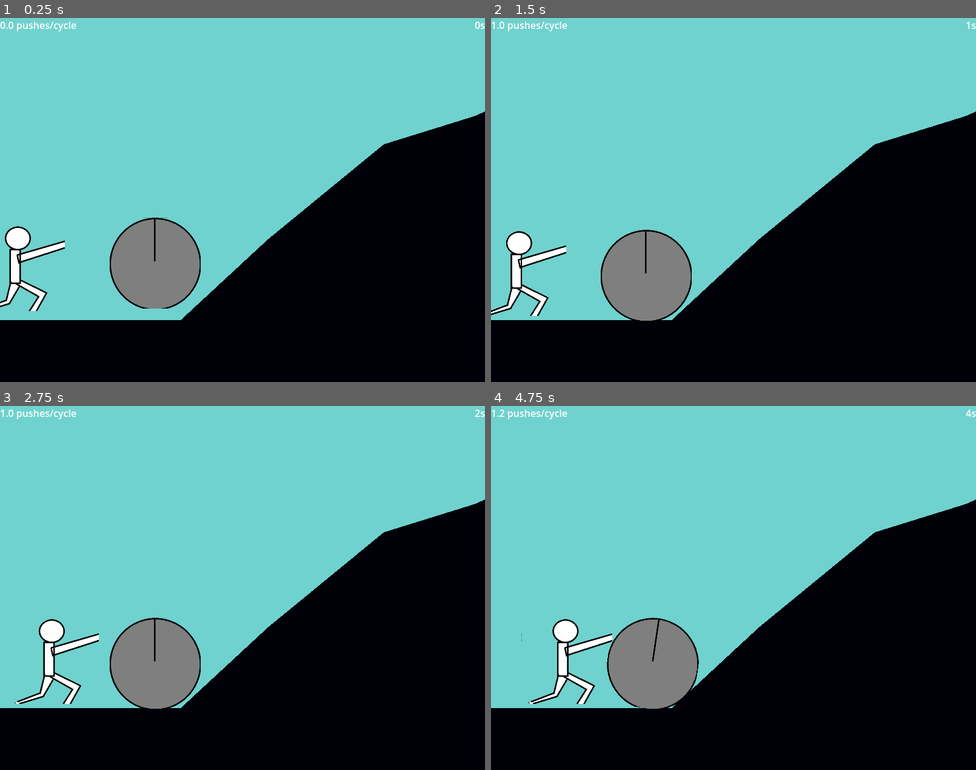
Above: before the commit, frames 1-4 (two rows, left to right).
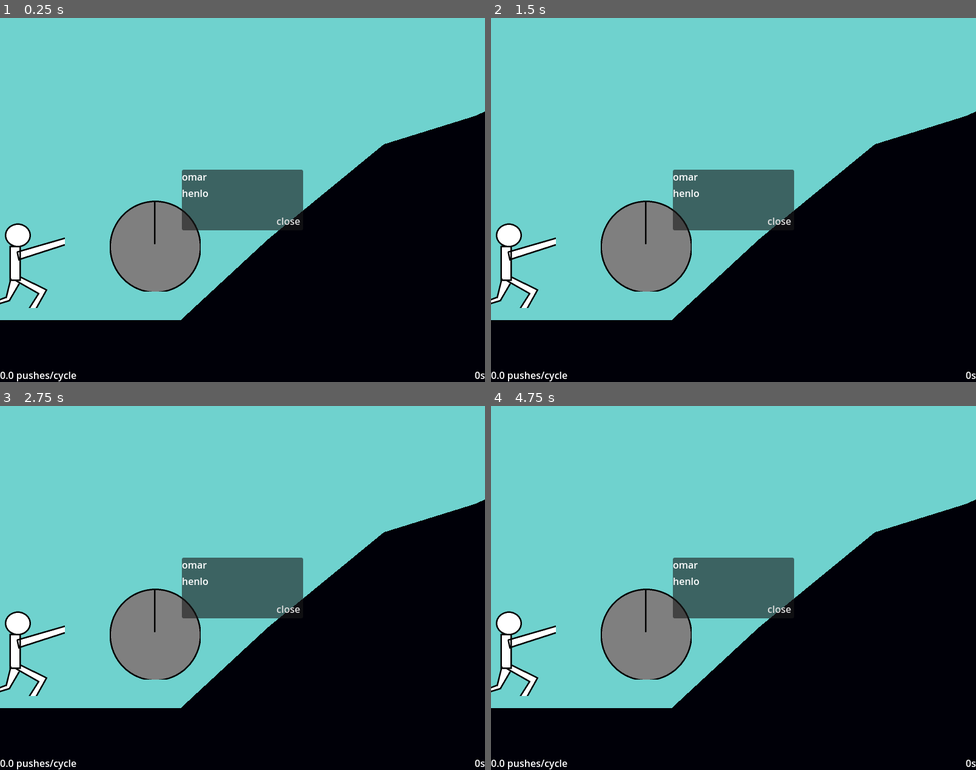
Above: after the commit, the same moments.

Repository: leonardohcl/sisimulator
Game: Godot game, scene res://scenes/game.tscn
The game is run twice, just before and just after one commit, with the same random seed, the same clock (stepped at 60 frames per second) and the same inputs.
Inputs:
- Up to frame 1 (0.25 s): no input
- Up to frame 2 (1.5 s): tap Right (Push) at 0.6, 1.35 s
- Up to frame 3 (2.75 s): tap Right (Push) at 2.1 s
- Up to frame 4 (4.75 s): tap Right (Push) at 2.85, 3.6, 4.35 s; tap Enter at 3.5 s

The runs differ from the first frame. In frame 1, 7.1% of the frame differs, in the area x 0-100%, y 1-100%; in frame 2, 9.1%; in frame 3, 9.4%; in frame 4, 9.7%.

Commit message:
add dialogs

Diff:
--- /dev/null
+++ b/scenes/dialog_manager.tscn
@@ -0,0 +1,41 @@
+[gd_scene load_steps=2 format=3 uid="uid://b8g85bylulksd"]
+
+[ext_resource type="Script" uid="uid://bf1njvgj1srpn" path="res://scripts/dialog_manager.gd" id="1_0fik5"]
+
+[node name="Dialog Manager" type="CenterContainer"]
+anchors_preset = 15
+anchor_right = 1.0
+anchor_bottom = 1.0
+grow_horizontal = 2
+grow_vertical = 2
+script = ExtResource("1_0fik5")
+
+[node name="Dialog" type="PanelContainer" parent="."]
+custom_minimum_size = Vector2(200, 100)
+layout_mode = 2
+
+[node name="VBoxContainer" type="VBoxContainer" parent="Dialog"]
+layout_mode = 2
+
+[node name="Title" type="Label" parent="Dialog/VBoxContainer"]
+unique_name_in_owner = true
+layout_mode = 2
+text = "_"
+
+[node name="Body" type="Label" parent="Dialog/VBoxContainer"]
+unique_name_in_owner = true
+layout_mode = 2
+size_flags_vertical = 3
+
+[node name="Actions Wrapper" type="HBoxContainer" parent="Dialog/VBoxContainer"]
+unique_name_in_owner = true
+layout_mode = 2
+alignment = 2
+
+[node name="Close Button" type="Button" parent="Dialog/VBoxContainer/Actions Wrapper"]
+unique_name_in_owner = true
+layout_mode = 2
+theme_type_variation = &"FlatButton"
+text = "close"
+
+[connection signal="pressed" from="Dialog/VBoxContainer/Actions Wrapper/Close Button" to="." method="_on_close_button_pressed"]
--- a/scenes/game.tscn
+++ b/scenes/game.tscn
@@ -1,9 +1,10 @@
-[gd_scene load_steps=5 format=3 uid="uid://bsx2dkyhdb32x"]
+[gd_scene load_steps=6 format=3 uid="uid://bsx2dkyhdb32x"]
 
 [ext_resource type="Script" uid="uid://dke2to43ulhxl" path="res://scripts/game.gd" id="1_uwrxv"]
 [ext_resource type="PackedScene" uid="uid://cy871hf2r6sql" path="res://scenes/mountain.tscn" id="2_yqjtg"]
 [ext_resource type="PackedScene" uid="uid://ci1c4yye26i75" path="res://scenes/sisyphus.tscn" id="3_lnu2h"]
 [ext_resource type="PackedScene" uid="uid://0u14cb06hmf5" path="res://scenes/bolder.tscn" id="4_lbhrr"]
+[ext_resource type="PackedScene" uid="uid://b8g85bylulksd" path="res://scenes/dialog_manager.tscn" id="5_iywne"]
 
 [node name="Game" type="Node"]
 script = ExtResource("1_uwrxv")
@@ -18,20 +19,32 @@
 position = Vector2(256, 376)
 
 [node name="UI" type="CanvasLayer" parent="."]
+process_mode = 3
 
 [node name="Average Label" type="Label" parent="UI"]
 unique_name_in_owner = true
+anchors_preset = 2
+anchor_top = 1.0
+anchor_bottom = 1.0
+offset_top = -23.0
 offset_right = 118.0
-offset_bottom = 23.0
+grow_vertical = 0
 text = "0 pushes/cycle"
 
 [node name="Time Label" type="Label" parent="UI"]
 unique_name_in_owner = true
-anchors_preset = 1
+anchors_preset = 3
 anchor_left = 1.0
+anchor_top = 1.0
 anchor_right = 1.0
+anchor_bottom = 1.0
 offset_left = -40.0
-offset_bottom = 23.0
+offset_top = -23.0
 grow_horizontal = 0
+grow_vertical = 0
 text = "0s"
 horizontal_alignment = 2
+
+[node name="Dialog Manager" parent="UI" instance=ExtResource("5_iywne")]
+unique_name_in_owner = true
+visible = false
--- /dev/null
+++ b/scripts/dialog_manager.gd
@@ -0,0 +1,52 @@
+extends Control
+class_name DialogManager
+
+@onready var title:Label = %Title
+@onready var body:Label = %Body
+@onready var close_button:Button = %"Close Button"
+@onready var actions_wrapper:Control = %"Actions Wrapper"
+
+signal dialog_opened()
+signal dialog_closed()
+signal question_answered(idx:int)
+
+func _ready():
+	_close_dialog()
+
+func _close_dialog():
+	visible = false
+	dialog_closed.emit()
+
+func _open_dialog():
+	visible = true
+	dialog_opened.emit()
+
+func _clear_options():
+	for child in actions_wrapper.get_children():
+		if child != close_button:
+			child.queue_free()
+
+func write(display_name: String, content: String, allow_close := true):
+	title.text = display_name
+	body.text = content
+	close_button.visible = allow_close
+	_open_dialog()
+
+func _answer_question(idx:int) -> int:
+	question_answered.emit(idx)
+	return idx
+
+## Asks a question and returns a the index of the chosen option (requires await)
+func ask(display_name: String, content: String, options: Array[String]) -> int:
+	for idx in options.size():
+		var btn = Button.new()
+		btn.text = options[idx]
+		btn.pressed.connect(func (): _answer_question(idx))
+		actions_wrapper.add_child(btn)
+	write(display_name, content, false)
+	var answer = await question_answered
+	_close_dialog()
+	return answer
+
+func _on_close_button_pressed():
+	_close_dialog()
--- a/scripts/game.gd
+++ b/scripts/game.gd
@@ -8,19 +8,30 @@
 @onready var mountain: Mountain = $Mountain
 @onready var average_label: Label = %"Average Label"
 @onready var time_label: Label = %"Time Label"
+@onready var dialog_manager:DialogManager = %"Dialog Manager"
+
+func set_paused(is_paused := true):
+	get_tree().paused = is_paused
 
 func _ready() -> void:
-	_generate_rand_event()
-
 	_update_average_label()
 	PushCounter.cycle_ended.connect(_update_average_label)
 	_start_time_tracking()
-	mountain.slope_created.connect(_handle_new_slope_creates)
+	_start_dialog_handling()
+	_start_mountain_control()
+
+func _start_mountain_control():
+	mountain.slope_created.connect(_handle_new_slope_created)
 
 func _game_over():
 	sisyphus.set_deferred("process_mode", Node.PROCESS_MODE_DISABLED)
 	await get_tree().create_timer(2.0).timeout
 	get_tree().reload_current_scene()
+
+func _start_dialog_handling():
+	dialog_manager.dialog_opened.connect(func(): set_paused(true))
+	dialog_manager.dialog_closed.connect(func(): set_paused(false))
+	dialog_manager.write("omar", "henlo")
 
 func _start_time_tracking():
 	var timer = Timer.new()
@@ -72,5 +83,5 @@
 	_generate_rand_event()
 
 ## Does something when a new mountain section (Slope) is created
-func _handle_new_slope_creates(slope:Slope):
+func _handle_new_slope_created(slope:Slope):
 	pass
Not shown, added: scripts/dialog_manager.gd.uid
